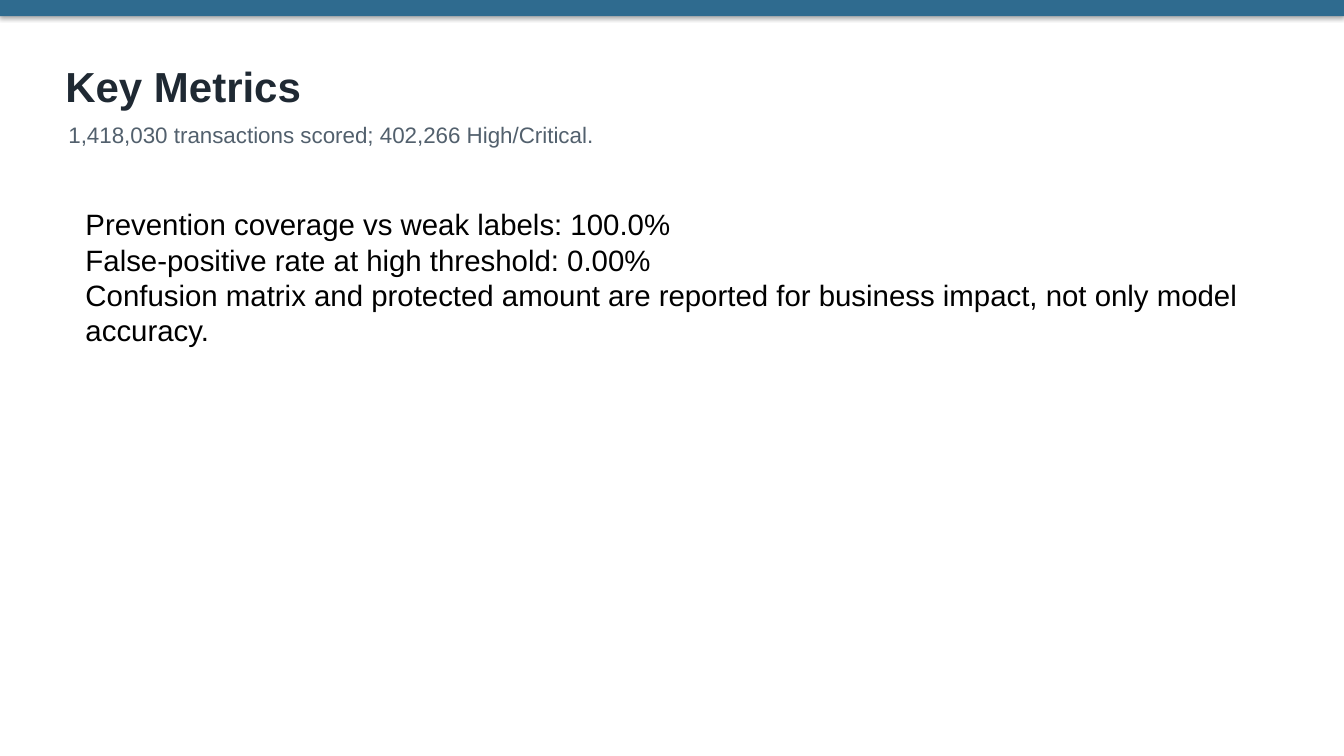
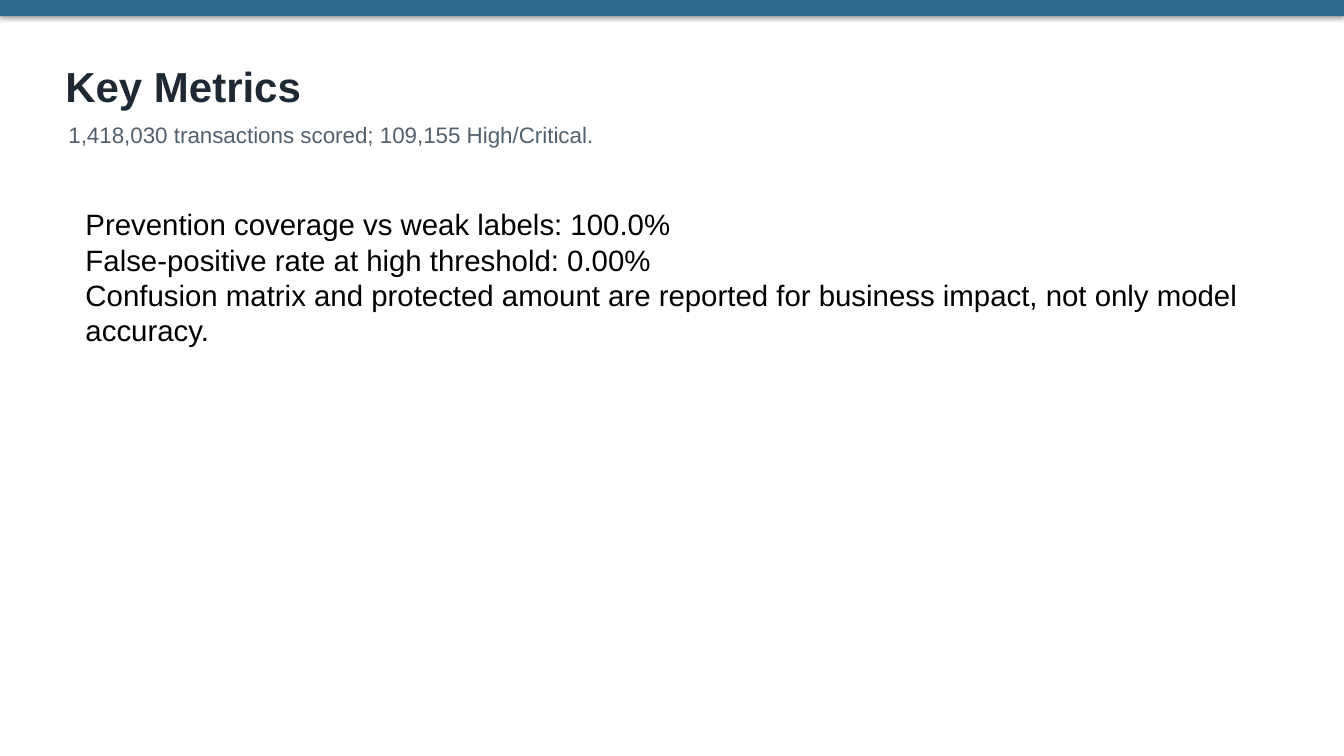
Before and after one commit to sonson0910/Fraud_Anomaly_Detection, a slide deck: slide 5 of report/final_slide_deck.pptx (slide 4 before the commit). Drawn at 1344x756 pixels with LibreOffice and Linux fonts; fonts in the diff are those of the drawing. Boxes give left, top, right and bottom in pixels: in the first picture for what was removed or moved away, otherwise in the second. Text is boxed around its words. In the diff, an @@ line names an element or a change of style, - is before the commit and + after.

```diff
--- a/report/final_slide_deck.pptx
+++ b/report/final_slide_deck.pptx
@@ text at [68, 127, 594, 148]: text changed @@
-1,418,030 transactions scored; 402,266 High/Critical.
+1,418,030 transactions scored; 109,155 High/Critical.
```
Also in this commit, not shown: 2 other slides changed, 5 slides added, 38 other files.
